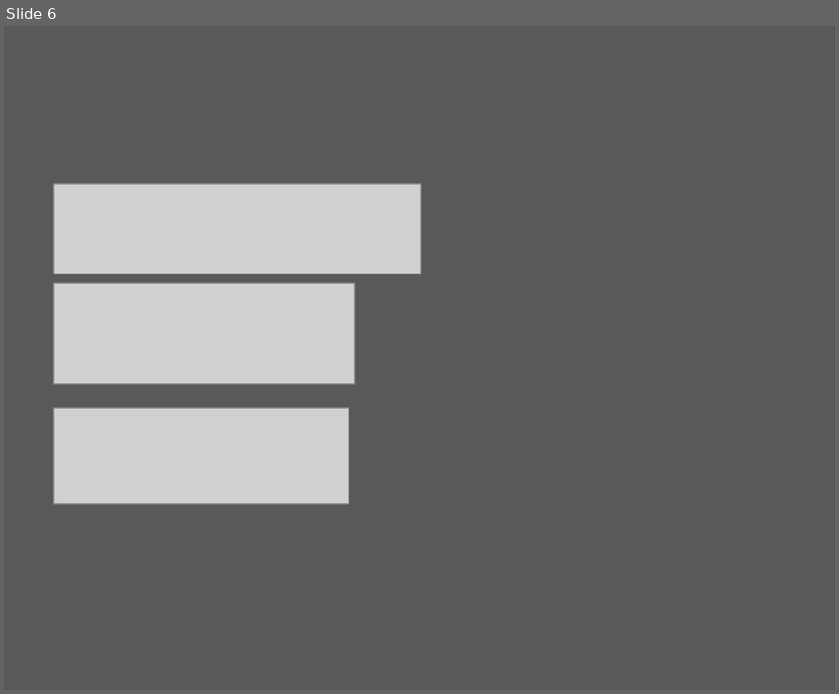
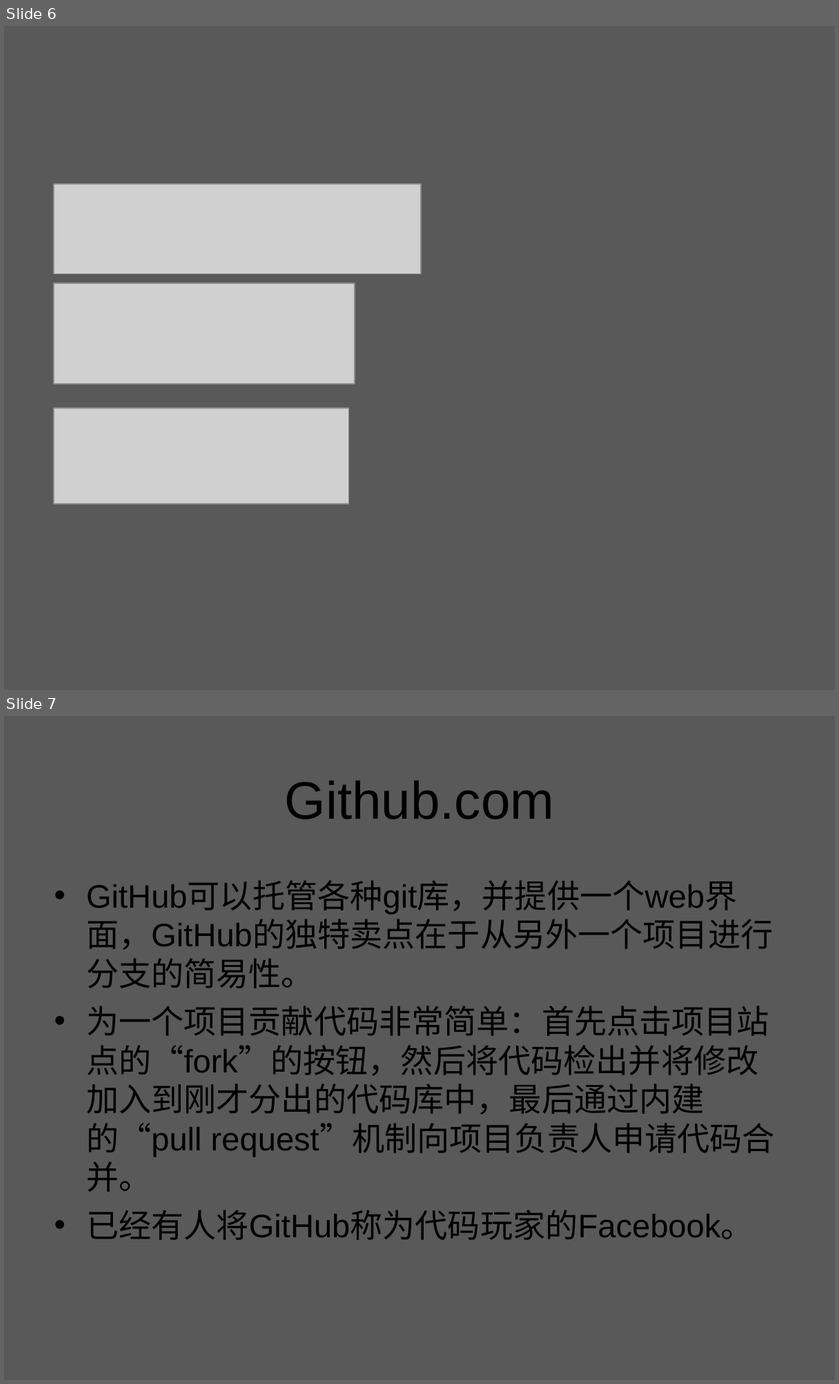
Before and after one commit to zhuxiaosheng/code, a slide deck: git.ppt. Shown one above the other, each under a label of ours: slide 6 before the commit, slides 6 and 7 after it. The pictures are 839x694 and 839x1384 pixels, drawn with LibreOffice and Linux fonts; fonts in the diff are those of the drawing; grey boxes stand for pictures; background and template pictures are left out. Boxes give left, top, right and bottom in pixels: in the first picture for what was removed or moved away, otherwise in the second. Text is boxed around its words. In the diff, an @@ line names an element or a change of style, - is before the commit and + after.

```diff
--- a/git.ppt
+++ b/git.ppt
@@ slide 7 added at (x1=4, y1=716, x2=835, y2=1380), background picture (left out) @@
@@ title added at (x1=285, y1=781, x2=555, y2=819), 36 pt, text #000000 @@
+Github.com
@@ text added at (x1=86, y1=882, x2=775, y2=1240), 22.2 pt, text #000000 @@
+• GitHub可以托管各种git库，并提供一个web界面，GitHub的独特卖点在于从另外一个项目进行分支的简易性。
+• 为一个项目贡献代码非常简单：首先点击项目站点的“fork”的按钮，然后将代码检出并将修改加入到刚才分出的代码库中，最后通过内建的“pull request”机制向项目负责人申请代码合并。
+• 已经有人将GitHub称为代码玩家的Facebook。
```
Also in this commit, not shown: 9 slides changed, 9 other slides added, 7 slides removed.
